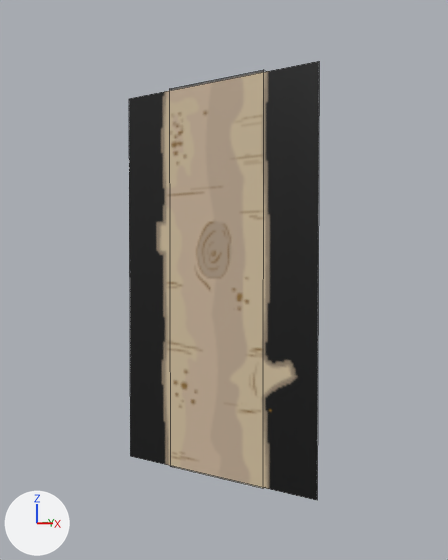
What one commit did to the Blender file Content/PuffBOMB/3D/Mountain/LightLogV1.blend.
One viewpoint serves both versions: a camera (50 mm lens) standing at (12.08, -13.8, 5.6) and looking at (2.7, 0.03, 5.1). Lighting does not change. The marker at lower left points along +X, +Y and +Z. Mesh edges are drawn as thin lines.
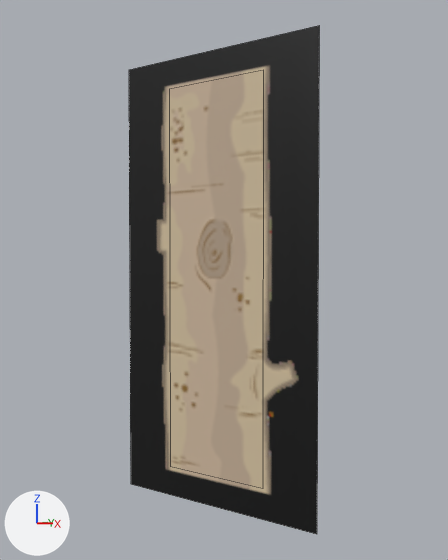
Changed parts and their boxes (x1, y1, x2, y2) in the pictures (448 x 560 px):
```json
{"object": "Plane", "change": "recoloured, reshaped", "before": [129, 61, 319, 500], "after": [129, 26, 319, 534], "on screen": "16% taller"}
```

Scene script edits in JSON lines:
```json
{"op": "add", "block": "img_lightlog1_png_001", "code": ["img_lightlog1_png_001 = load_image('LightLog1.png.001', '../../Textures/Foregrounds/Mountain/LightLog1.png', 208, 104, 'Non-Color')"]}
{"op": "add", "block": "mat_lightlog1_png_001", "code": ["mat_lightlog1_png_001 = principled_material('LightLog1.png.001')", "mat_lightlog1_png_001.texture = img_lightlog1_png_001"]}
{"block": "me_plane", "where": "me_plane.from_pydata(...)  # 4 vertices, 1 face; spans x 0.0..1.73, y 0.0..1.0, z 0.2"}
{"block": "me_plane", "where": "# used by ob_plane; location = (5.85, 0.4, 0.05); rotation_euler = (1.571, -1.571, 0.0), in degrees (90, -90, 0); scale = (5.83, 5.83, 5.83)"}
{"op": "remove", "block": "me_plane", "code": "me_plane.materials.append(mat_lightlog1_png)  # picture img_lightlog1_png"}
{"block": "me_plane", "change": "me_plane part 1"}
{"op": "set", "path": "me_plane.vertices[0].co", "old": "(1.73, 1.0, 0.2)", "new": "(1.87, 1.0, 0.2)", "note": "pixel (128, 98) -> pixel (128, 69)"}
{"op": "set", "path": "me_plane.vertices[1].co", "old": "(1.73, 0.0, 0.2)", "new": "(1.87, 0.0, 0.2)", "note": "pixel (319, 61) -> pixel (319, 25)"}
{"op": "set", "path": "me_plane.vertices[2].co", "old": "(0.0, 0.0, 0.2)", "new": "(-0.14, 0.0, 0.2)", "note": "pixel (317, 500) -> pixel (316, 534)"}
{"op": "set", "path": "me_plane.vertices[3].co", "old": "(0.0, 1.0, 0.2)", "new": "(-0.14, 1.0, 0.2)", "note": "pixel (130, 456) -> pixel (130, 484)"}
{"op": "add", "block": "me_plane", "code": "me_plane.materials.append(mat_lightlog1_png_001)  # picture img_lightlog1_png_001"}
```
